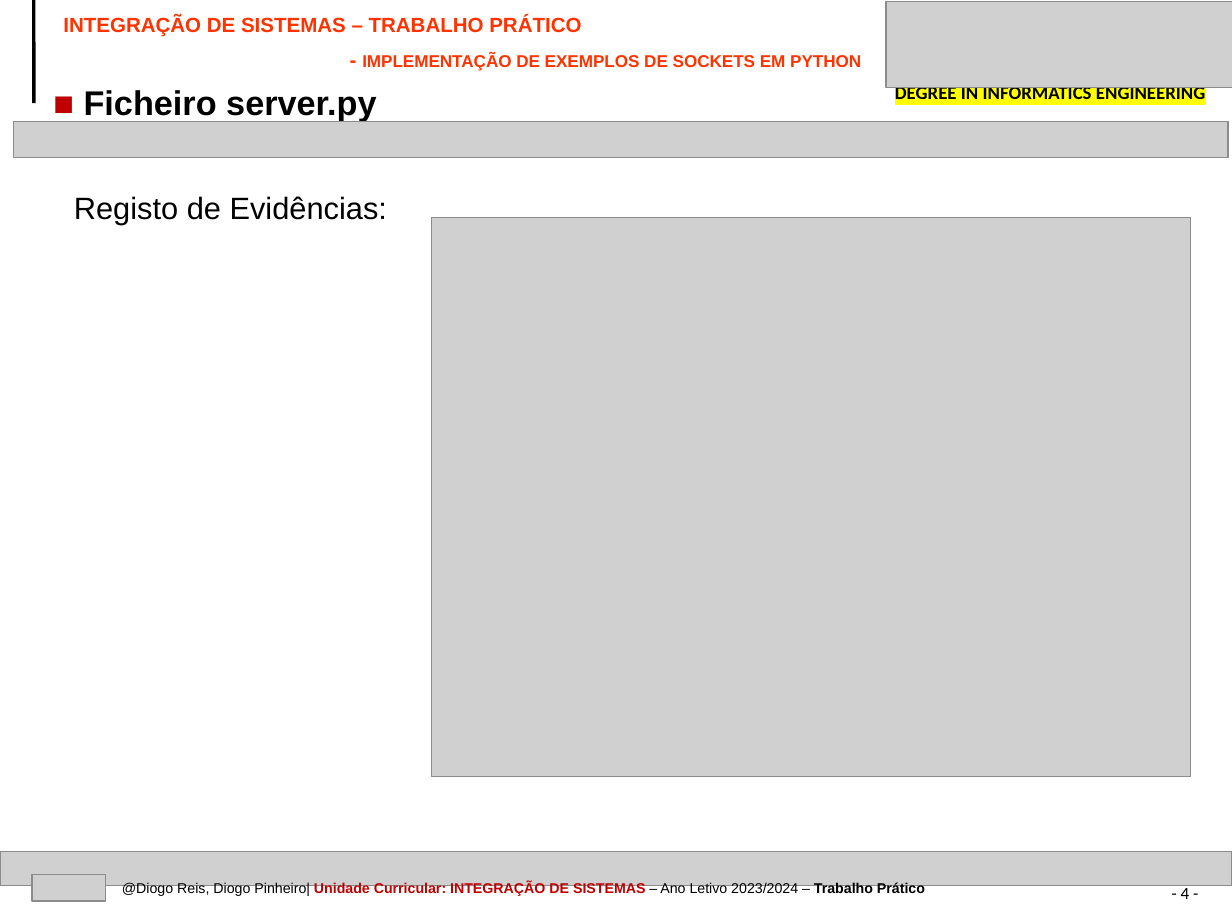
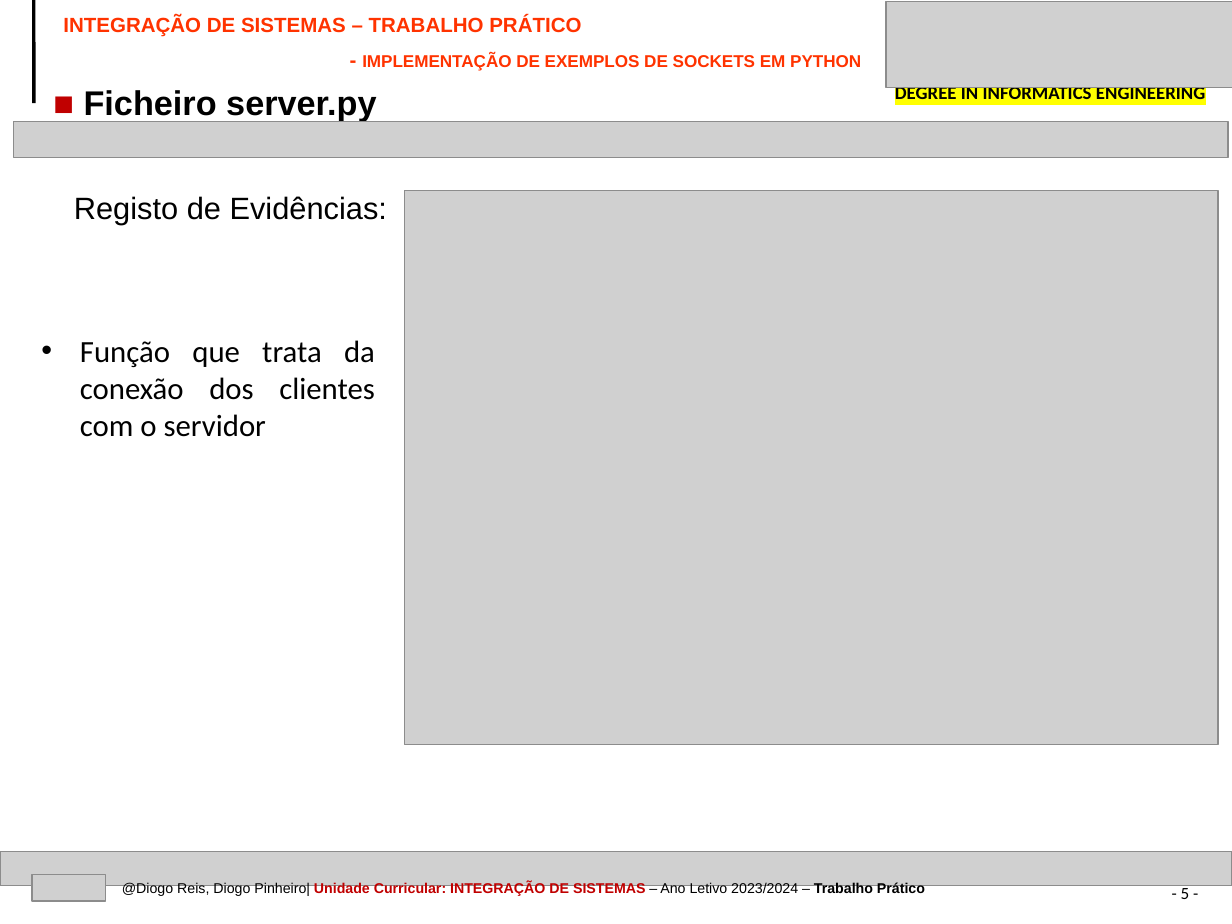
Before and after one commit to devdp11/socket_thread_conn-project, a slide deck: slide 5 of IPVC-EI-TEMPLATE-PPT-IS-A_ADAPTAR_v1.pptx (slide 4 before the commit). Drawn at 1232x924 pixels with LibreOffice and Linux fonts; fonts in the diff are those of the drawing; grey boxes stand for pictures. Boxes give left, top, right and bottom in pixels: in the first picture for what was removed or moved away, otherwise in the second. Text is boxed around its words. In the diff, an @@ line names an element or a change of style, - is before the commit and + after.

```diff
--- a/IPVC-EI-TEMPLATE-PPT-IS-A_ADAPTAR_v1.pptx
+++ b/IPVC-EI-TEMPLATE-PPT-IS-A_ADAPTAR_v1.pptx
@@ picture: place and size @@
-picture at [431,217,1191,776]
+picture at [404,191,1218,745]
@@ text added at [80,340,375,437], 18 pt, text #000000 @@
+• Função que trata da conexão dos clientes com o servidor
@@ page number at [1181,885,1190,899]: text changed @@
-- 4 -
+- 5 -
```
Also in this commit, not shown: 3 other slides changed, 1 slide added.
